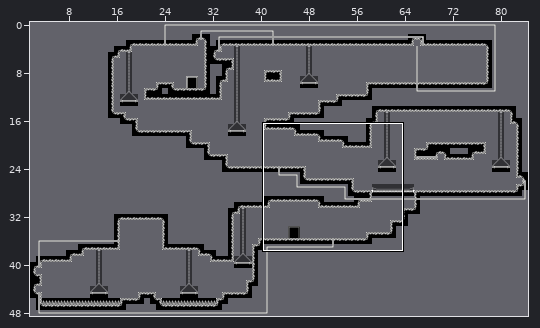
Tiled map -- Assets/SuperTiled2Unity/Import/LevelBit4_64x64.tmx. The first picture is a wide view before the edit; the outline marks the close-up.
Close-up. Before the commit:
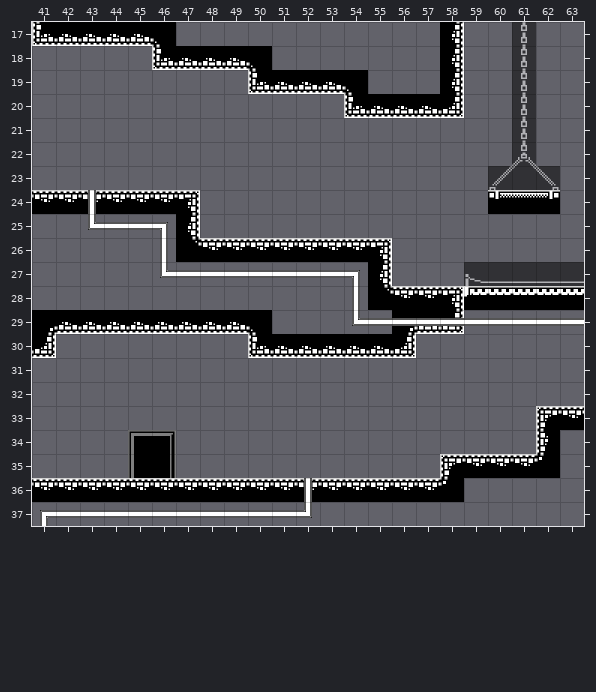
Cells are 64x64 px. Shown: x 41..63, y 17..37. Tiles whose own drawing changed are shown in their newer look in all pictures.
After the commit:
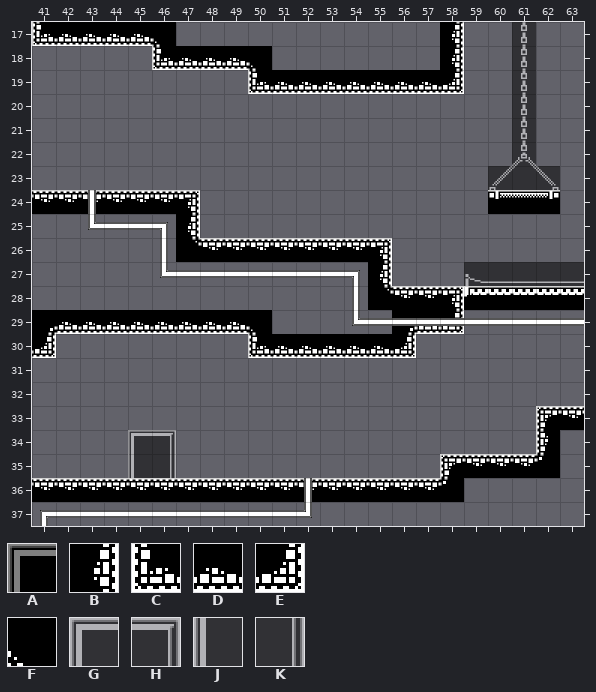
Key: from "Tileset_64x64": A 0 "blank", B 217 "brick_middleright", C 235 "brick_bottomleft", D 236 "brick_bottommiddle", E 237 "brick_bottomright", F 239 "brick_corner_bottomleft", G 357 "block_black_topleft", H 359 "block_black_topright", J 377 "block_black_middleleft", K 379 "block_black_middleright".
_ is an empty cell.
Tiles replaced or removed in this view: A, B, C, D, E, F, G, H, J, K.
See-through tiles are keyed as they look on the map.
What changed:
Changed rows in their new state; . is an unchanged cell.
Layer "MainLayer":
first column x 54:
19 DDDDE
20 _____
first column x 45:
34 __
35 __
Layer "Decorations":
first column x 45:
34 GH
35 JK
Layer "Shadows" (removed):
first column x 45:
34 __
35 __
Changed places in both close-ups, as pixel boxes (x1, y1, x2, y2):
changed: (344, 70, 464, 118)
changed: (128, 430, 176, 478)
